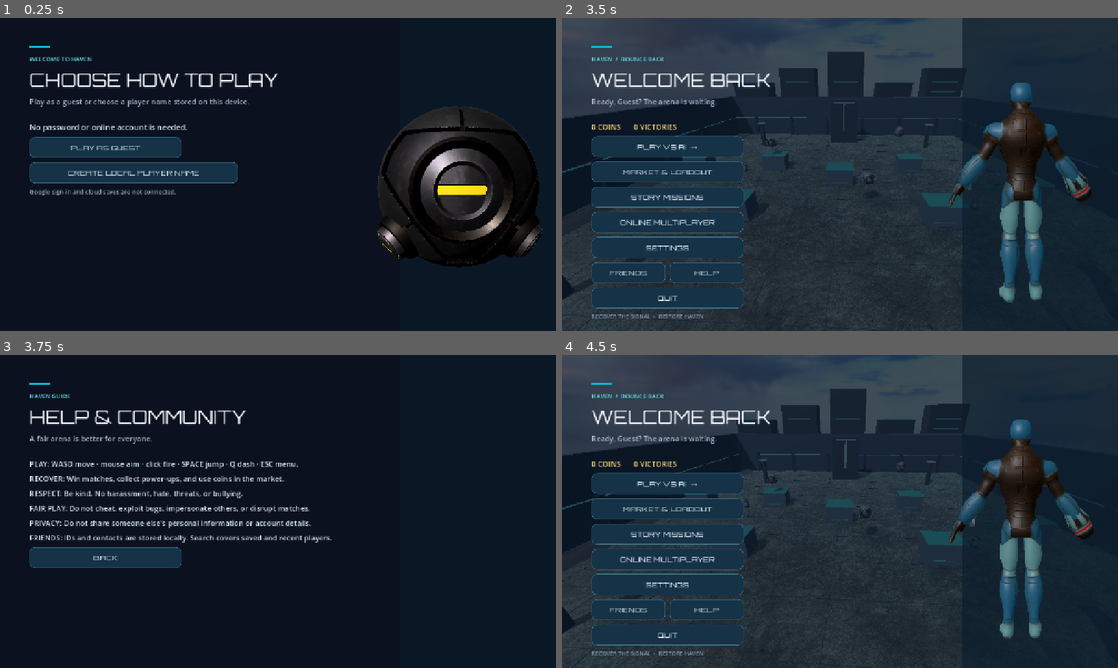
Above: before the commit, frames 1-4 (two rows, left to right).
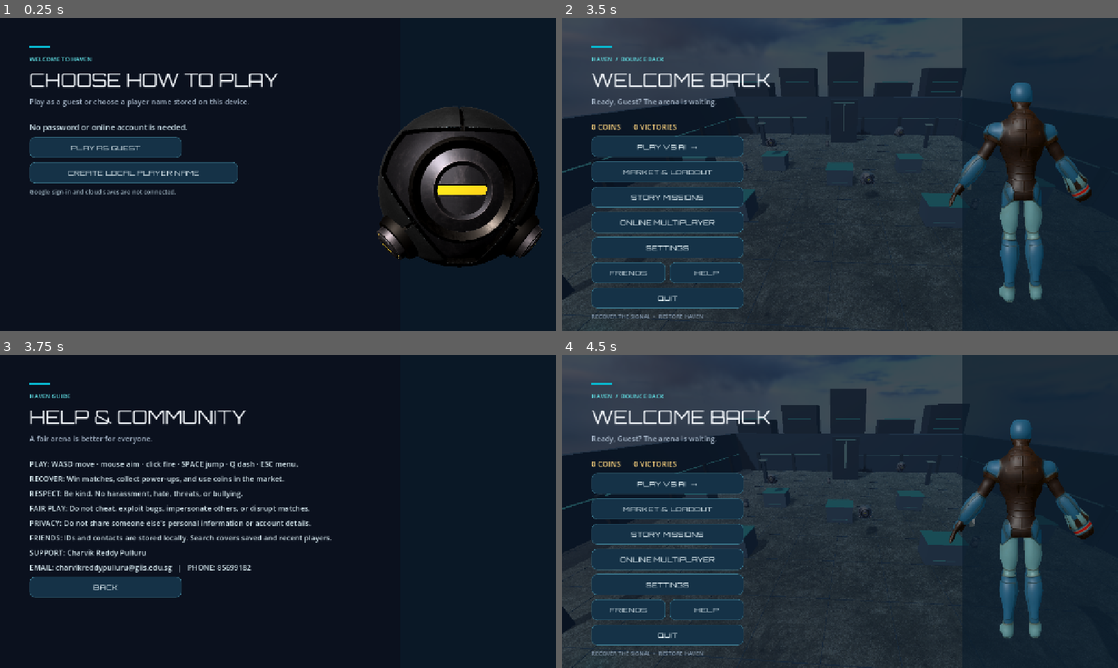
Above: after the commit, the same moments.

Repository: yugandharpulluru-sys/haven-bounce-back-arena
Game: Godot game, scene res://scenes/main.tscn
The game is run twice, just before and just after one commit, with the same random seed, the same clock (stepped at 60 frames per second) and the same inputs.
Inputs:
- Up to frame 1 (0.25 s): no input
- Up to frame 2 (3.5 s): click "PLAY AS GUEST" at 0.5 s; click "NEXT →" at 1.25 s; click "NEXT →" at 2 s; click "SKIP INTRO" at 2.75 s
- Up to frame 3 (3.75 s): click "HELP" at 3.5 s
- Up to frame 4 (4.5 s): click "BACK" at 4.25 s

Frames 1-2 are identical in both runs. In frame 3, 3.9% of the frame differs, in the area x 5-46%, y 61-78%; in frame 4, nothing differs.

Commit message:
Add requested support contact to help screen

Diff:
--- a/scripts/main.gd
+++ b/scripts/main.gd
@@ -834,7 +834,9 @@
 		"RESPECT: Be kind. No harassment, hate, threats, or bullying.",
 		"FAIR PLAY: Do not cheat, exploit bugs, impersonate others, or disrupt matches.",
 		"PRIVACY: Do not share someone else's personal information or account details.",
-		"FRIENDS: IDs and contacts are stored locally. Search covers saved and recent players."
+		"FRIENDS: IDs and contacts are stored locally. Search covers saved and recent players.",
+		"SUPPORT: Charvik Reddy Pulluru",
+		"EMAIL: charvikreddypulluru@giis.edu.sg   |   PHONE: 85699182"
 	]:
 		var text_line := make_label(line, 17, Color("d6e9ef"))
 		text_line.autowrap_mode = TextServer.AUTOWRAP_WORD_SMART
